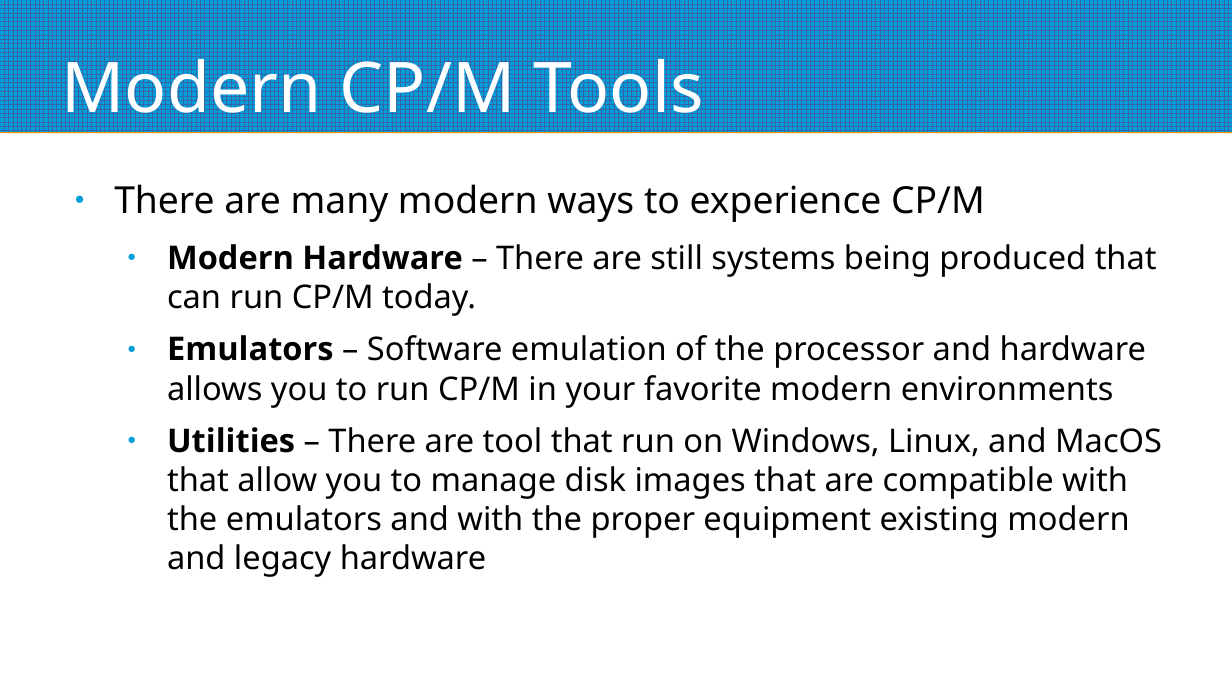
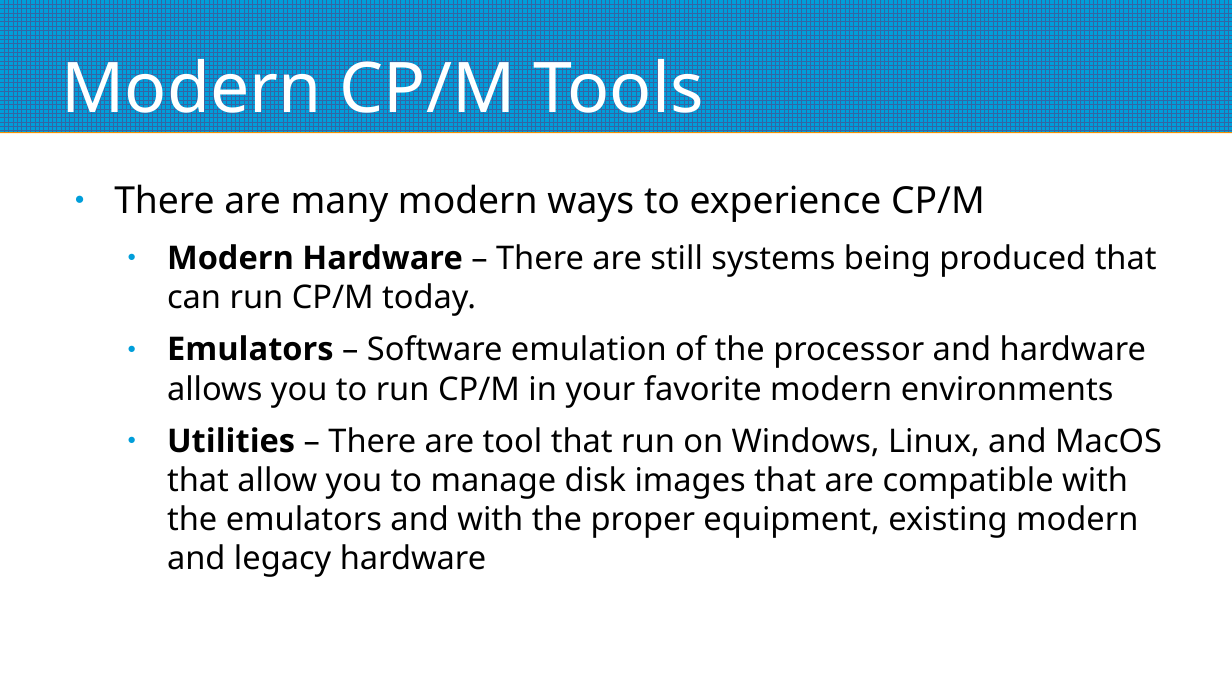
Before and after one commit to mggates39/Programming-With-CPM, a slide deck: slide 57 of CPM_Programming_Slides.odp. Drawn at 1232x693 pixels with LibreOffice and Linux fonts; fonts in the diff are those of the drawing. Boxes give left, top, right and bottom in pixels: in the first picture for what was removed or moved away, otherwise in the second. Text is boxed around its words. In the diff, an @@ line names an element or a change of style, - is before the commit and + after.

```diff
--- a/CPM_Programming_Slides.odp
+++ b/CPM_Programming_Slides.odp
@@ text at [167, 427, 1162, 577]: text changed @@
-  ● Utilities – There are tool that run on Windows, Linux, and MacOS that allow you to manage disk images that are compatible with the emulators and with the proper equipment existing modern and legacy hardware
+  ● Utilities – There are tool that run on Windows, Linux, and MacOS that allow you to manage disk images that are compatible with the emulators and with the proper equipment, existing modern and legacy hardware
```
Also in this commit, not shown: 10 other slides changed, 1 other file.
